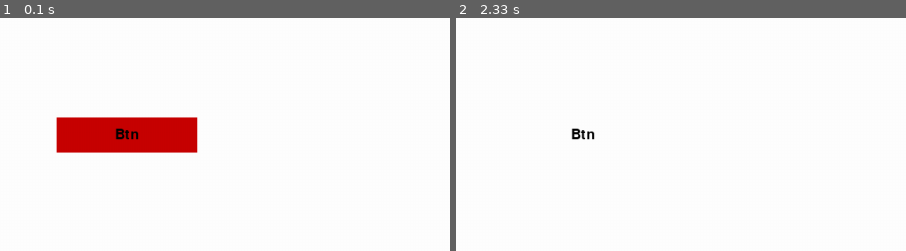
Above: before the commit, frames 1-2 (left to right).
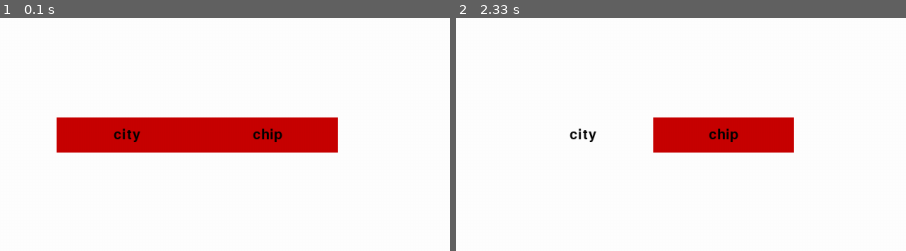
Above: after the commit, the same moments.

Repository: OndrejHj04/Casino-Clicker
Game: pygame game, started from App.py
Two runs of this game, one before a commit and one after it. Both use one fixed random seed, a clock stepped at 60 frames per second and the inputs below.
Inputs (mouse positions are % of the whole screen's width and height, from its top left):
- Up to frame 1 (0.1 s): no input
- Up to frame 2 (2.33 s): click (23, 34) at 0.38 s, where only the run after the commit has a clickable "city"; press the mouse at (39, 34) at 0.7 s; move the mouse to (48, 30) at 0.8 s; release the mouse at (57, 27) at 0.93 s; click (30, 34) at 1.05 s; press the mouse at (23, 34) at 1.37 s; move the mouse to (32, 50) at 1.47 s; release the mouse at (40, 66) at 1.6 s; click (23, 34) at 2.22 s, where only the run after the commit has a clickable "city"
The pictures show only the part of the screen within x 9-59%, y 9-59%; the shares and areas given below are measured in that part.

The runs differ from the first frame. In frame 1, 5.0% of the frame differs, in the area x 25-76%, y 42-58%; in frame 2, 5.1%.

Commit message:
Button zobecneni

Diff:
--- a/App.py
+++ b/App.py
@@ -2,6 +2,29 @@
 import time
 from index import casino_money
 from button_class import Button
+
+def newEvent(self, event):
+    if event.type == pygame.MOUSEBUTTONDOWN and event.button == 1:
+        if self.is_hovered():
+            self.clicked = True
+
+    elif event.type == pygame.MOUSEBUTTONUP and event.button == 1:
+        if self.clicked and self.is_hovered():
+            self.obj_casino.up_cicle(3)
+        self.clicked = False
+
+
+# nefunguje, nezna penize pac neni v ty classe
+def pressed_event(self, event):
+    if event.type == pygame.MOUSEBUTTONDOWN and event.button == 1:
+        if self.is_hovered():
+            self.clicked = True
+
+    elif event.type == pygame.MOUSEBUTTONUP and event.button == 1:
+        if self.clicked and self.is_hovered():
+            self.penize += self.obj_casino.value_x()
+        self.clicked = False
+
 class PygameApp:
     def __init__(self):
         pygame.init()
@@ -9,7 +32,8 @@
         self.size = pygame.display.get_desktop_sizes()
         self.screen = pygame.display.set_mode((self.size[0][0], self.size[0][1] - 55), pygame.RESIZABLE)
         pygame.display.set_caption("Pygame Button Demo")
-        self.button = Button(200, 200, 200, 50, self.casino)
+        self.button_passive_income = Button(200, 200, 200, 50, self.casino, "city")
+        self.button_chip_pressed = Button(400, 200, 200, 50, self.casino, "chip")
         self.sekunda_interval = 1
         self.cas_posdniho_pridani = time.time()
         self.penize = 0
@@ -22,7 +46,8 @@
                 if event.type == pygame.QUIT:
                     pygame.quit()
 
-                self.button.handle_event(event)
+                self.button_passive_income.handle_event(newEvent, event)
+                self.button_chip_pressed.handle_event(pressed_event,event)
 
             aktualni_cas = time.time()
             if aktualni_cas - self.cas_posdniho_pridani >= self.sekunda_interval:
@@ -31,7 +56,8 @@
                 self.cas_posdniho_pridani = aktualni_cas
 
             self.screen.fill((255, 255, 255))  # White background
-            self.button.draw(self.screen)
+            self.button_passive_income.draw(self.screen)
+            self.button_chip_pressed.draw(self.screen)
 
             pygame.display.flip()
 
--- a/button_class.py
+++ b/button_class.py
@@ -3,10 +3,10 @@
 
 
 class Button:
-    def __init__(self, x, y, width, height, obj_casino, color=(200, 0, 0), highlight_color=(255, 255, 255), font_size=30):
+    def __init__(self, x, y, width, height, obj_casino, text, color=(200, 0, 0), highlight_color=(255, 255, 255), font_size=30):
         self.rect = pygame.Rect(x, y, width, height)
         self.obj_casino = obj_casino
-        self.text = "Btn"
+        self.text = text
         self.color = color
         self.highlight_color = highlight_color
         self.font = pygame.font.Font(None, font_size)
@@ -21,12 +21,5 @@
     def is_hovered(self):
         return self.rect.collidepoint(pygame.mouse.get_pos())
 
-    def handle_event(self, event):
-        if event.type == pygame.MOUSEBUTTONDOWN and event.button == 1:
-            if self.is_hovered():
-                self.clicked = True
-
-        elif event.type == pygame.MOUSEBUTTONUP and event.button == 1:
-            if self.clicked and self.is_hovered():
-                self.obj_casino.up_cicle(3)
-            self.clicked = False
+    def handle_event(self, newEvent, event):
+        newEvent(self, event)
